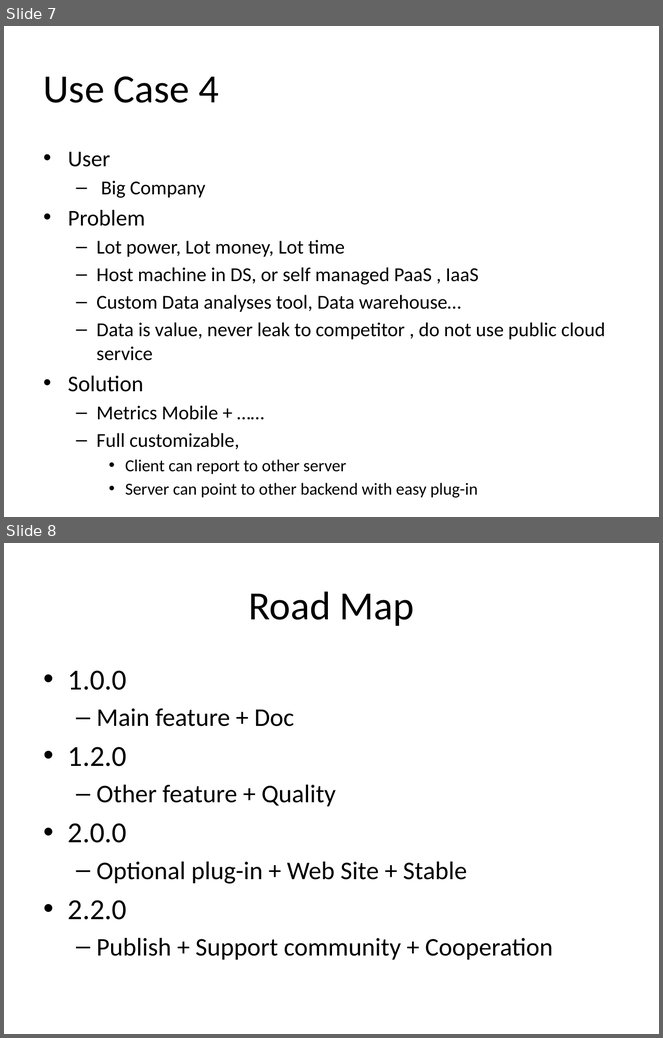
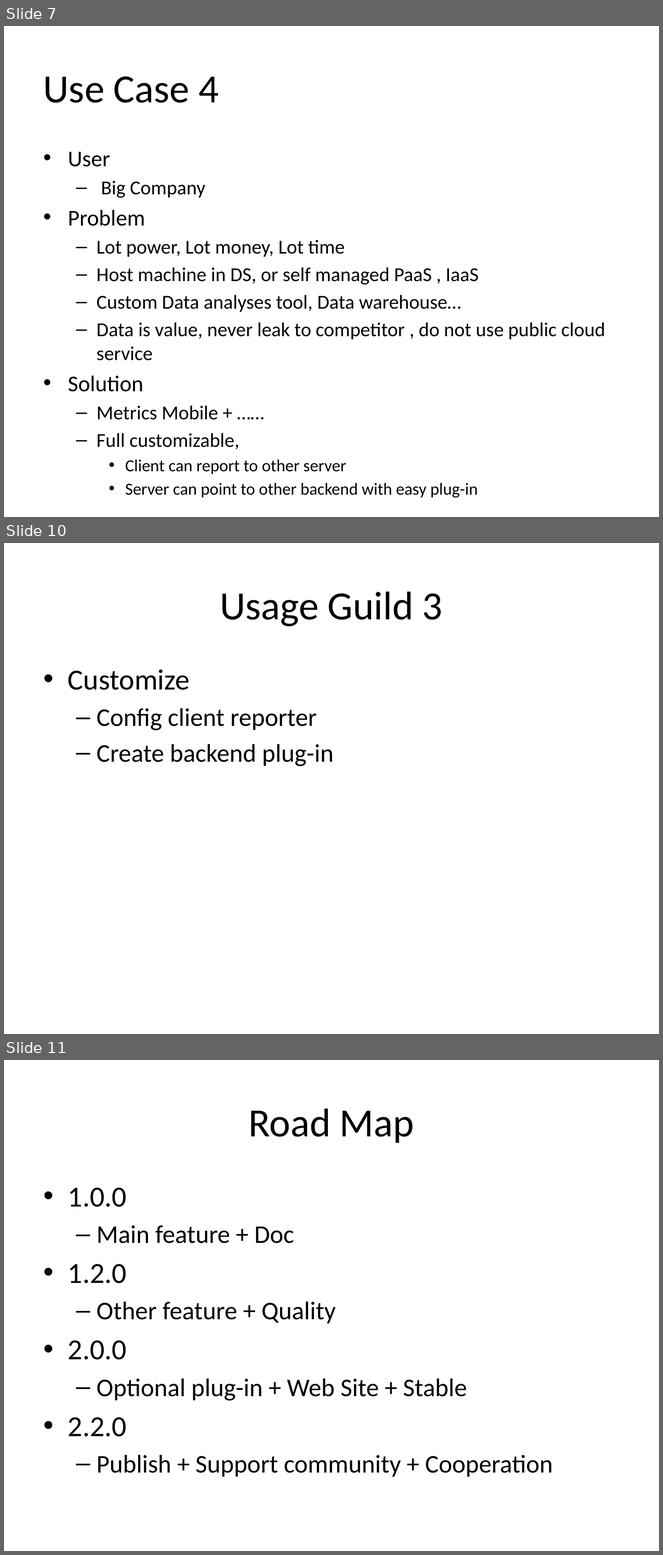
Before and after one commit to yankay/mobile-metrics, a slide deck: doc/mobile-metrics-proposal.pptx. Shown one above the other, each under a label of ours: slides 7 and 8 before the commit, slides 7, 10 and 11 after it; the slides between them are not shown. The pictures are 663x1038 and 663x1555 pixels, drawn with LibreOffice and Linux fonts; fonts in the diff are those of the drawing. Boxes give left, top, right and bottom in pixels: in the first picture for what was removed or moved away, otherwise in the second. Text is boxed around its words. In the diff, an @@ line names an element or a change of style, - is before the commit and + after.

```diff
--- a/doc/mobile-metrics-proposal.pptx
+++ b/doc/mobile-metrics-proposal.pptx
@@ slide 10 added at <box>4,543,659,1034</box>, background #FFFFFF @@
@@ title added at <box>220,591,443,627</box>, 44 pt, text #000000 @@
+Usage Guild 3
@@ text added at <box>68,669,334,767</box>, 28 pt, text #000000 @@
+• Customize
+  – Config client reporter
+  – Create backend plug-in
@@ what was slide 8 is now slide 11 @@
```
Also in this commit, not shown: 4 slides changed, 2 other slides added.
